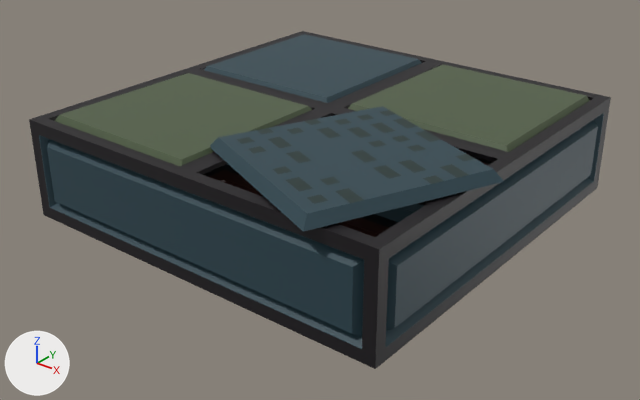
Renders of the glTF model assets/models/environment/Floor_Tiled_02.glb from each side of a commit.
Before and after are seen from a 50 mm lens placed at (1.25, -1.599, 0.736), pointed at (0.029, -0.073, -0.21). Arrows for +X, +Y and +Z are at lower left; the lights stay in place.

In view in the first picture: 'Floor_Tiled_02'.
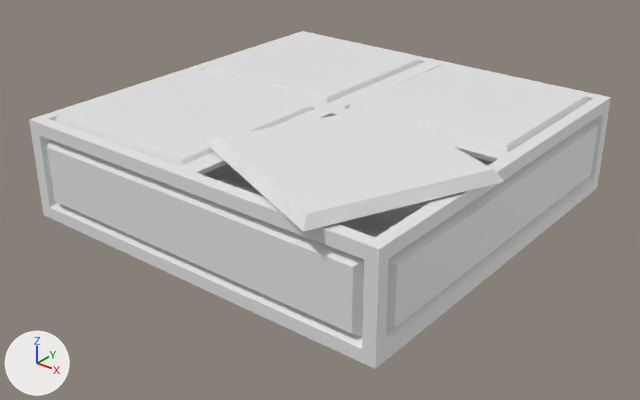
The newer file is also rescaled (x2.0) as a whole; pictures and numbers use the older file's frame.

Boxes [x1, y1, x2, y2] around the edits, measured in the pictures (640 x 400 px):
'Floor_Tiled_02', recoloured
    both: [29, 31, 611, 369]

The change, as a list of edits to the scene's bpy script:
```text
Change me_cube_006:
    where me_cube_006.from_pydata(...)  # 248 vertices, 420 faces; spans x -0.5..0.539, y -0.539..0.5, z -0.25..0.029
    remove me_cube_006.materials.append(mat_envtexture)  # picture img_environment_textures_001
```
